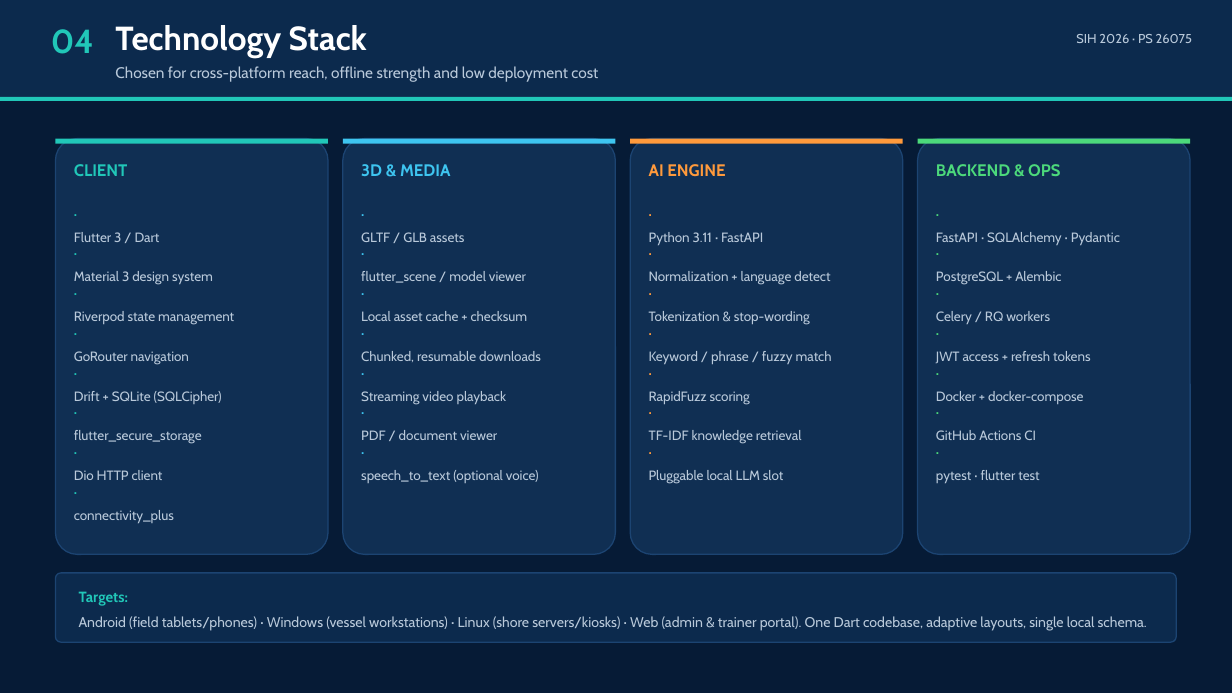
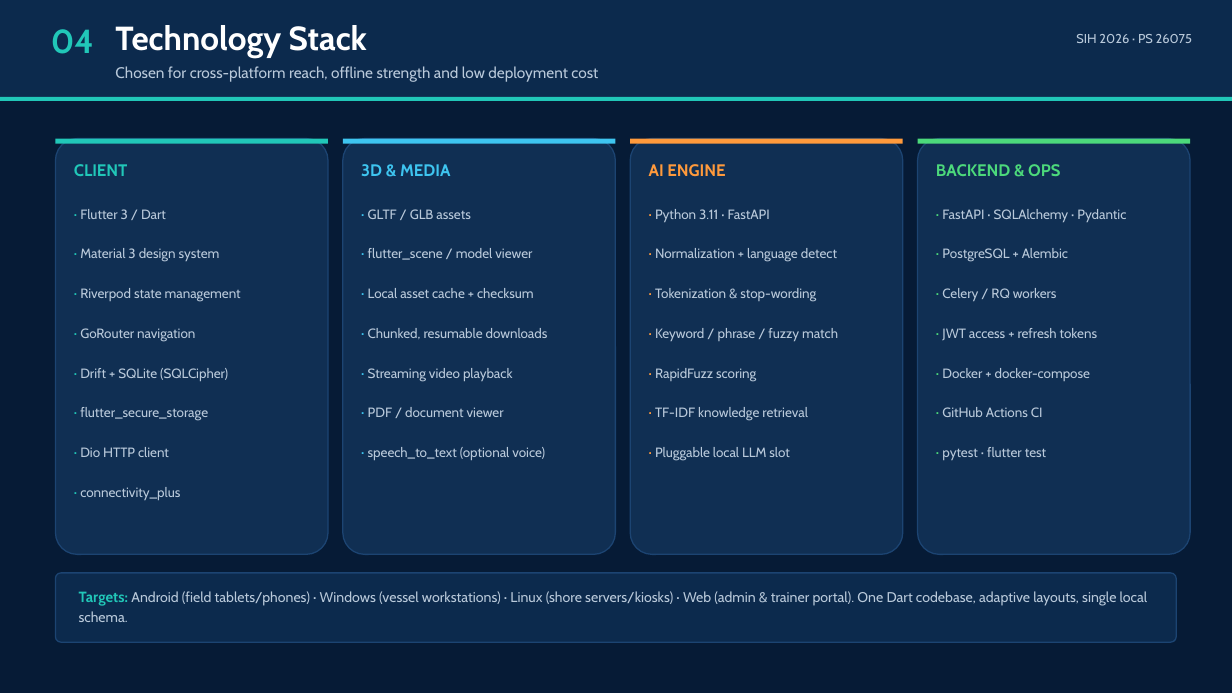
Before and after one commit to surendarr9500-stack/surendar-, a slide deck: slide 5 of docs/ppt/CAPACITY_CONNECT_SIH2026_26075.pptx. Drawn at 1232x693 pixels with LibreOffice and Linux fonts; fonts in the diff are those of the drawing. Boxes give left, top, right and bottom in pixels: in the first picture for what was removed or moved away, otherwise in the second. Text is boxed around its words. In the diff, an @@ line names an element or a change of style, - is before the commit and + after.

Commit message:
docs(ppt): add concept visuals to submission deck, fix inline-run bug in extended deck, refresh previews

```diff
--- a/docs/ppt/CAPACITY_CONNECT_SIH2026_26075.pptx
+++ b/docs/ppt/CAPACITY_CONNECT_SIH2026_26075.pptx
@@ text at bbox=[80, 209, 166, 219]: text changed @@
-·
-Flutter 3 / Dart
+· Flutter 3 / Dart
@@ text at bbox=[368, 209, 470, 219]: text changed @@
-·
-GLTF / GLB assets
+· GLTF / GLB assets
@@ text at bbox=[655, 209, 770, 222]: text changed @@
-·
-Python 3.11 · FastAPI
+· Python 3.11 · FastAPI
@@ text at bbox=[942, 209, 1126, 222]: text changed @@
-·
-FastAPI · SQLAlchemy · Pydantic
+· FastAPI · SQLAlchemy · Pydantic
@@ text at bbox=[80, 248, 220, 262]: text changed @@
-·
-Material 3 design system
+· Material 3 design system
@@ text at bbox=[368, 248, 532, 260]: text changed @@
-·
-flutter_scene / model viewer
+· flutter_scene / model viewer
@@ text at bbox=[655, 248, 837, 262]: text changed @@
-·
-Normalization + language detect
+· Normalization + language detect
@@ text at bbox=[942, 248, 1068, 262]: text changed @@
-·
-PostgreSQL + Alembic
+· PostgreSQL + Alembic
@@ text at bbox=[80, 288, 241, 302]: text changed @@
-·
-Riverpod state management
+· Riverpod state management
@@ text at bbox=[368, 288, 534, 298]: text changed @@
-·
-Local asset cache + checksum
+· Local asset cache + checksum
@@ text at bbox=[655, 288, 816, 302]: text changed @@
-·
-Tokenization & stop-wording
+· Tokenization & stop-wording
@@ text at bbox=[942, 288, 1057, 302]: text changed @@
-·
-Celery / RQ workers
+· Celery / RQ workers
@@ text at bbox=[80, 328, 195, 341]: text changed @@
-·
-GoRouter navigation
+· GoRouter navigation
@@ text at bbox=[368, 328, 548, 339]: text changed @@
-·
-Chunked, resumable downloads
+· Chunked, resumable downloads
@@ text at bbox=[655, 328, 838, 341]: text changed @@
-·
-Keyword / phrase / fuzzy match
+· Keyword / phrase / fuzzy match
@@ text at bbox=[942, 328, 1097, 341]: text changed @@
-·
-JWT access + refresh tokens
+· JWT access + refresh tokens
@@ text at bbox=[80, 368, 228, 381]: text changed @@
-·
-Drift + SQLite (SQLCipher)
+· Drift + SQLite (SQLCipher)
@@ text at bbox=[368, 368, 512, 381]: text changed @@
-·
-Streaming video playback
+· Streaming video playback
@@ text at bbox=[655, 368, 756, 381]: text changed @@
-·
-RapidFuzz scoring
+· RapidFuzz scoring
@@ text at bbox=[942, 368, 1090, 381]: text changed @@
-·
-Docker + docker-compose
+· Docker + docker-compose
@@ text at bbox=[80, 407, 208, 421]: text changed @@
-·
-flutter_secure_storage
+· flutter_secure_storage
@@ text at bbox=[368, 407, 504, 417]: text changed @@
-·
-PDF / document viewer
+· PDF / document viewer
@@ text at bbox=[655, 407, 808, 421]: text changed @@
-·
-TF-IDF knowledge retrieval
+· TF-IDF knowledge retrieval
@@ text at bbox=[942, 407, 1043, 417]: text changed @@
-·
-GitHub Actions CI
+· GitHub Actions CI
@@ text at bbox=[80, 447, 169, 457]: text changed @@
-·
-Dio HTTP client
+· Dio HTTP client
@@ text at bbox=[368, 447, 545, 460]: text changed @@
-·
-speech_to_text (optional voice)
+· speech_to_text (optional voice)
@@ text at bbox=[655, 447, 789, 460]: text changed @@
-·
-Pluggable local LLM slot
+· Pluggable local LLM slot
@@ text at bbox=[942, 447, 1046, 460]: text changed @@
-·
-pytest · flutter test
+· pytest · flutter test
@@ text at bbox=[80, 487, 180, 500]: text changed @@
-·
-connectivity_plus
+· connectivity_plus
@@ text at bbox=[79, 591, 1148, 622]: text changed @@
-Targets:
-Android (field tablets/phones) · Windows (vessel workstations) · Linux (shore servers/kiosks) · Web (admin & trainer portal). One Dart codebase, adaptive layouts, single local schema.
+Targets: Android (field tablets/phones) · Windows (vessel workstations) · Linux (shore servers/kiosks) · Web (admin & trainer portal). One Dart codebase, adaptive layouts, single local schema.
```
Also in this commit, not shown: 6 other slides changed, 11 other files.
